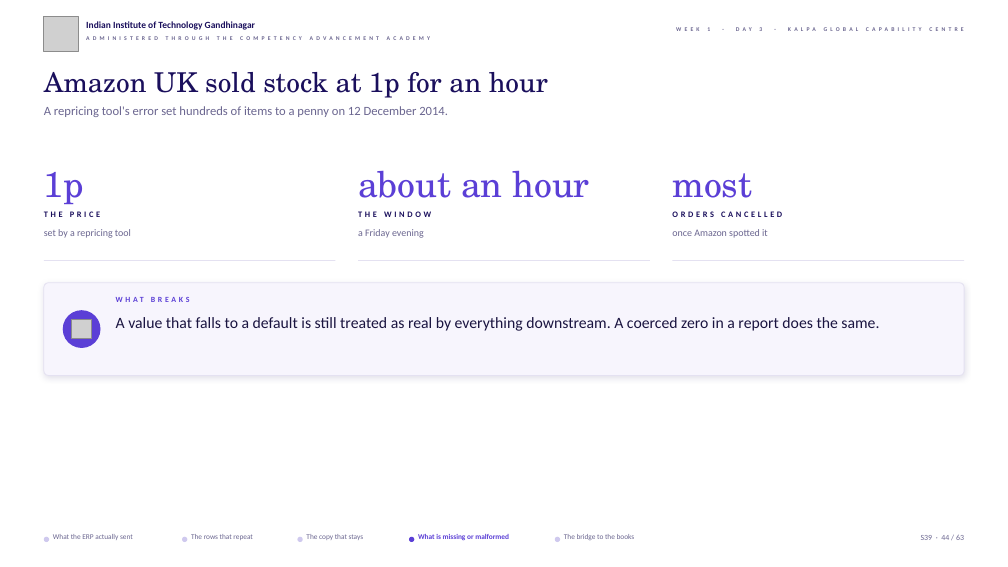
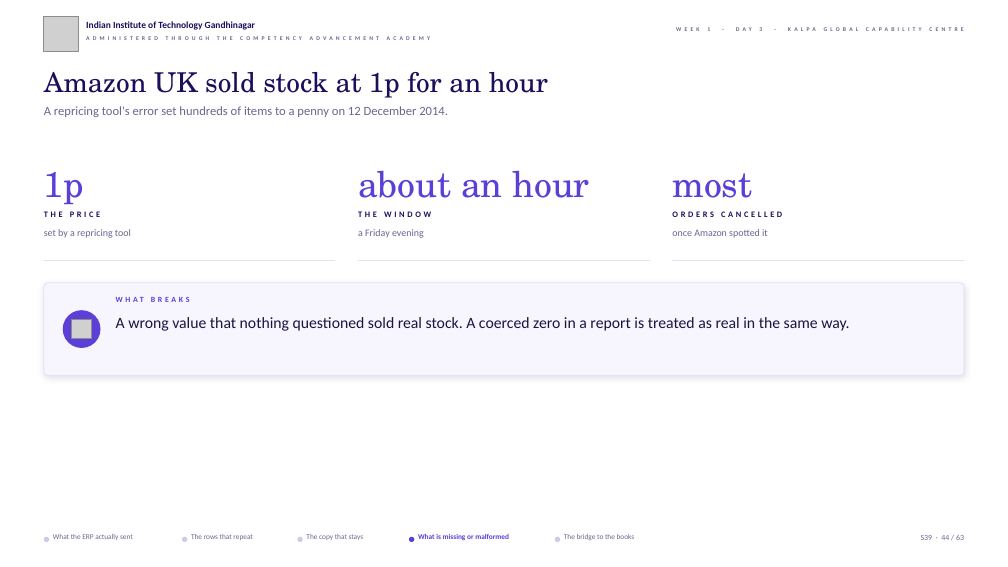
Before and after one commit to fde-academy-lab/c2-content-factory, a slide deck: slide 44 of content/W01/D3/slides/C2_W01_D03_half1_STUDENT.pptx. Drawn at 1008x567 pixels with LibreOffice and Linux fonts; fonts in the diff are those of the drawing; grey boxes stand for pictures; background and template pictures are left out. Boxes give left, top, right and bottom in pixels: in the first picture for what was removed or moved away, otherwise in the second. Text is boxed around its words. In the diff, an @@ line names an element or a change of style, - is before the commit and + after.

```diff
--- a/content/W01/D3/slides/C2_W01_D03_half1_STUDENT.pptx
+++ b/content/W01/D3/slides/C2_W01_D03_half1_STUDENT.pptx
@@ text at (x1=116, y1=317, x2=849, y2=331): text changed @@
-A value that falls to a default is still treated as real by everything downstream. A coerced zero in a report does the same.
+A wrong value that nothing questioned sold real stock. A coerced zero in a report is treated as real in the same way.
```
Also in this commit, not shown: 2 other slides changed, 18 other files.
